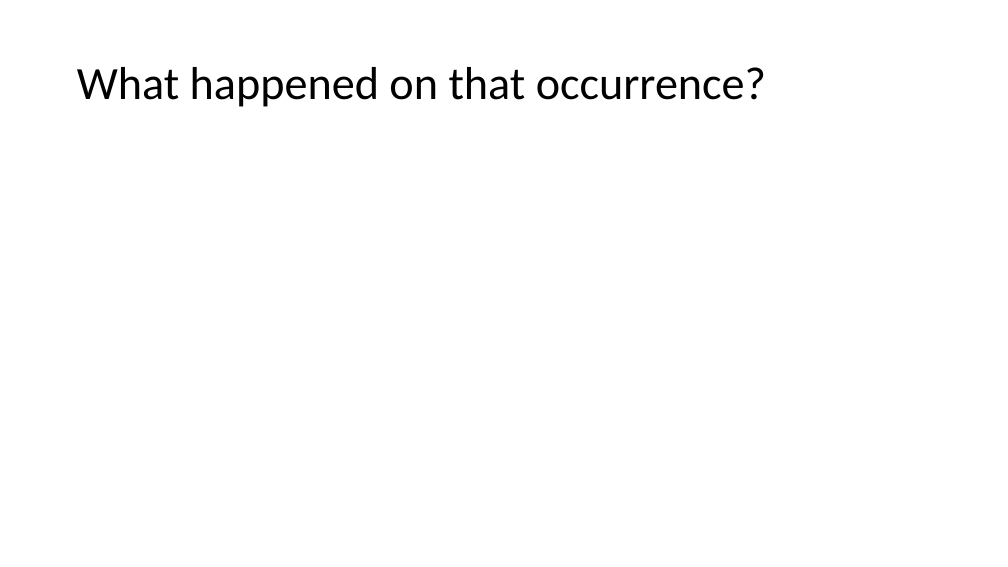
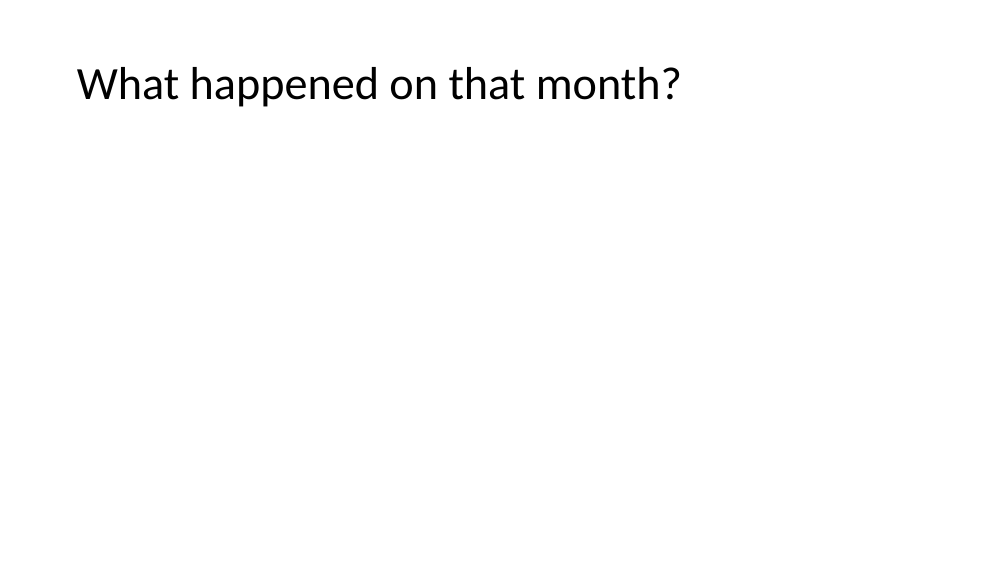
Before and after one commit to HadiSyahputraa/World-WIde-COVID, a slide deck: slide 18 of Final_Report.pptx (slide 12 before the commit). Drawn at 1008x567 pixels with LibreOffice and Linux fonts; fonts in the diff are those of the drawing. Boxes give left, top, right and bottom in pixels: in the first picture for what was removed or moved away, otherwise in the second. Text is boxed around its words. In the diff, an @@ line names an element or a change of style, - is before the commit and + after.

```diff
--- a/Final_Report.pptx
+++ b/Final_Report.pptx
@@ title at (77,67,682,107): text changed @@
-What happened on that occurrence?
+What happened on that month?
```
Also in this commit, not shown: 10 other slides changed, 7 slides added, 2 slides removed, 14 other files.
